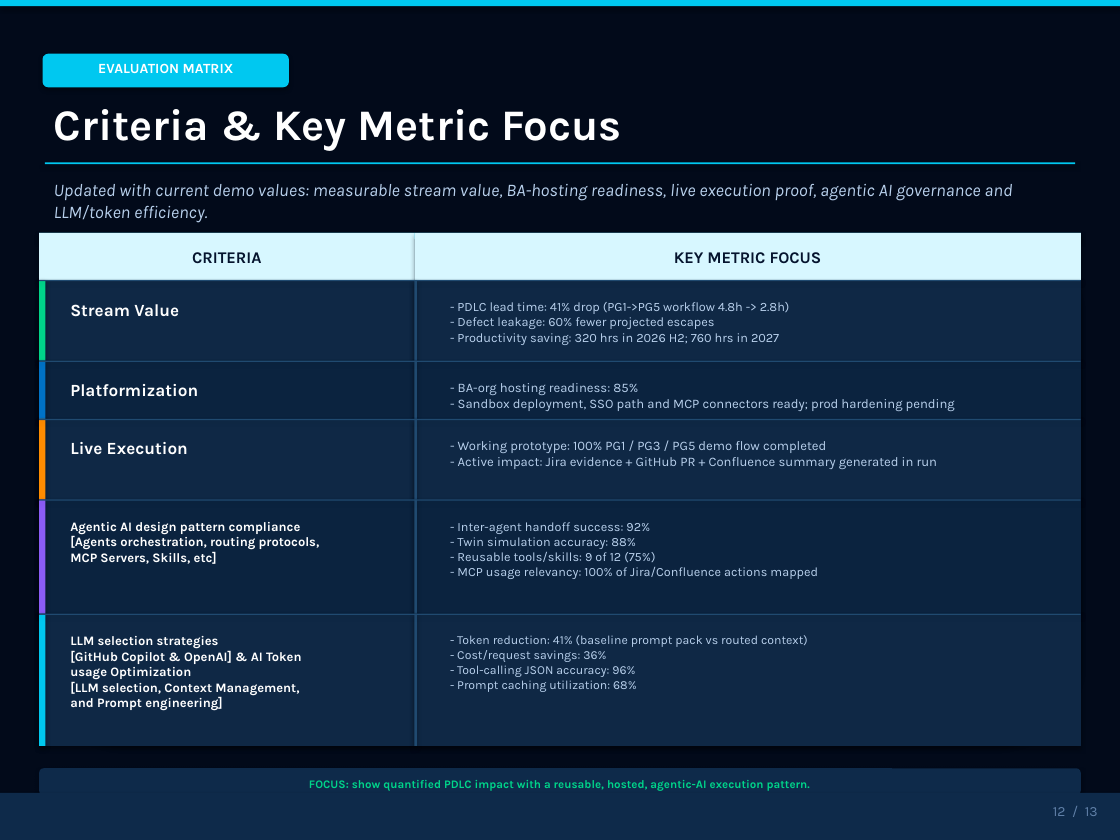
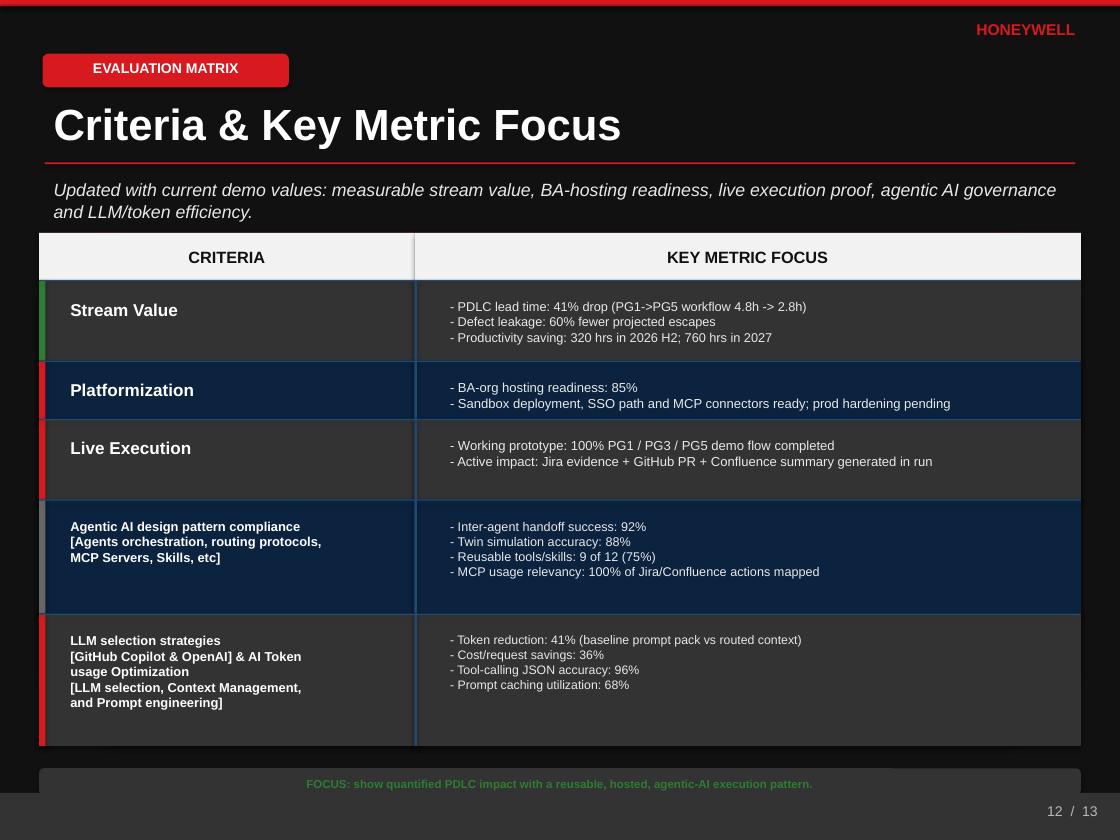
Before and after one commit to shyamnexus/HON_PPT, a slide deck: slide 12 of AI-Driven Embedded Product Lifecycle OrchestratorV5.pptx. Drawn at 1120x840 pixels with LibreOffice and Linux fonts; fonts in the diff are those of the drawing. Boxes give left, top, right and bottom in pixels: in the first picture for what was removed or moved away, otherwise in the second. Text is boxed around its words. In the diff, an @@ line names an element or a change of style, - is before the commit and + after.

```diff
--- a/AI-Driven Embedded Product Lifecycle OrchestratorV5.pptx
+++ b/AI-Driven Embedded Product Lifecycle OrchestratorV5.pptx
@@ rectangle at <box>0,0,1120,840</box>: fill #020A1A to #111111 @@
@@ rectangle added at <box>0,0,1120,4</box>, fill #D71920 @@
@@ text added at <box>976,24,1075,35</box>, 10 pt, text #D71920, bold @@
+HONEYWELL
@@ rounded rectangle at <box>39,233,1081,746</box>: fill #0B1F3A to #2B2B2B @@
@@ rectangle at <box>39,233,414,280</box>: fill #D7F7FF to #F2F2F2 @@
@@ rectangle at <box>414,233,1081,280</box>: fill #D7F7FF to #F2F2F2 @@
@@ text "CRITERIA" at <box>188,251,265,263</box>: font Karla to Arial, text colour #05142E to #111111 @@
@@ text "KEY METRIC FOCUS" at <box>667,251,828,263</box>: font Karla to Arial, text colour #05142E to #111111 @@
@@ rectangle at <box>39,280,46,361</box>: fill #00D48A to #2E7D32 @@
@@ rectangle at <box>39,361,46,419</box>: fill #0072C6 to #D71920 @@
@@ rectangle at <box>39,419,46,500</box>: fill #FF8C00 to #D71920 @@
@@ rectangle at <box>39,500,46,614</box>: fill #8B5CF6 to #666666 @@
@@ fill #00C8F0 to #D71920 in 5 elements at <box>0,0,1120,7</box>, <box>43,54,289,87</box>, <box>45,162,1075,165</box>, <box>39,233,1081,240</box>, <box>39,614,46,746</box> @@
@@ font Karla to Arial in 7 elements at <box>93,63,239,73</box>, <box>54,108,621,149</box>, <box>70,303,178,316</box>, <box>70,383,194,396</box>, <box>70,441,191,454</box>, <box>70,521,321,565</box>, <box>70,635,302,710</box> @@
@@ fill #0F2845 to #333333 in 6 elements at <box>39,280,414,361</box>, <box>414,280,1081,361</box>, <box>39,419,414,500</box>, <box>414,419,1081,500</box>, <box>39,614,414,746</box>, <box>414,614,1081,746</box> @@
@@ font Karla to Arial, text colour #B8D0EC to #E8E8E8 in 6 elements at <box>54,183,1057,222</box>, <box>458,301,807,345</box>, <box>458,382,950,411</box>, <box>457,440,933,469</box>, <box>458,522,820,579</box>, <box>457,635,802,692</box> @@
@@ rounded rectangle at <box>39,768,1081,795</box>: fill #0E2A4A to #333333 @@
@@ text "FOCUS: show quantified PDLC impact ..." at <box>306,780,812,790</box>: font Karla to Arial, text colour #00D48A to #2E7D32 @@
@@ rectangle at <box>0,793,1120,840</box>: fill #0E2A4A to #333333 @@
@@ text "12 / 13" at <box>1047,806,1098,816</box>: font Karla to Arial, text colour #6080A8 to #B8B8B8 @@
```
Also in this commit, not shown: 12 other slides changed, 1 other file.
